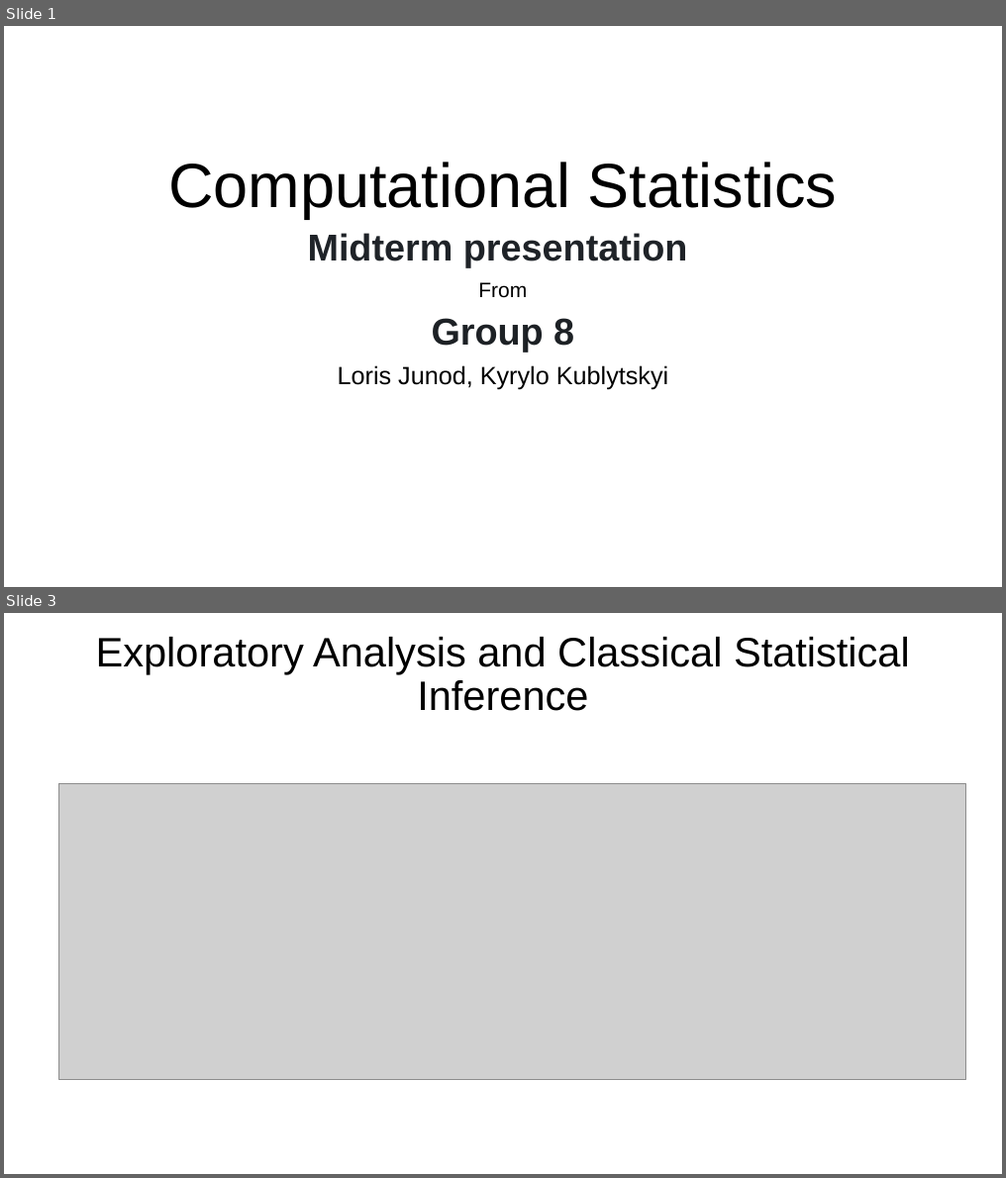
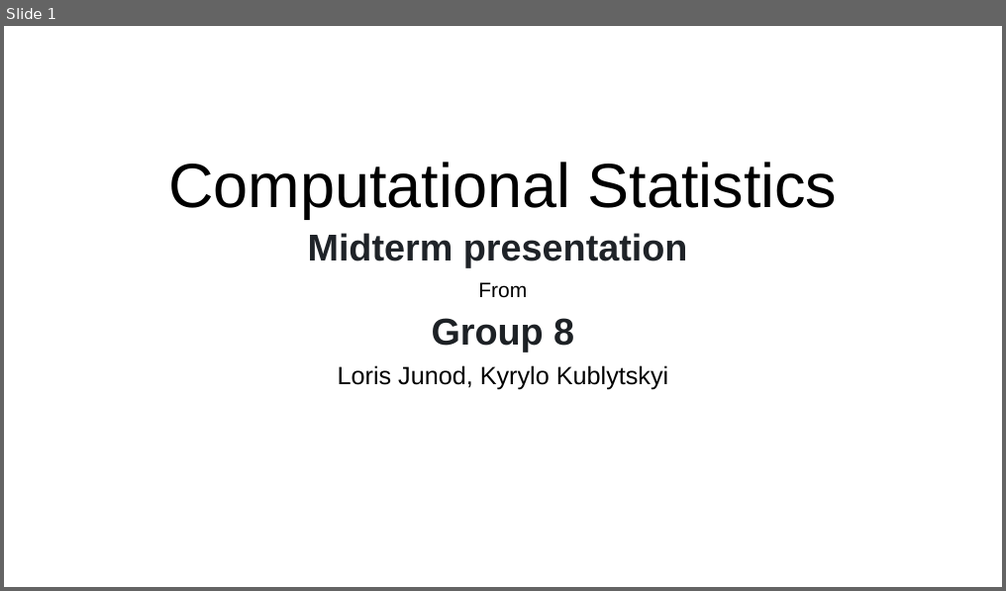
Before and after one commit to Kirill-101/CStat2026_project, a slide deck: CP_project_midterm_presentation.pptx. Shown one above the other, each under a label of ours: slides 1 and 3 before the commit, slide 1 after it; the slides between them are not shown. The pictures are 1006x1178 and 1006x591 pixels, drawn with LibreOffice and Linux fonts; fonts in the diff are those of the drawing; grey boxes stand for pictures. Boxes give left, top, right and bottom in pixels: in the first picture for what was removed or moved away, otherwise in the second. Text is boxed around its words. In the diff, an @@ line names an element or a change of style, - is before the commit and + after.

```diff
--- a/CP_project_midterm_presentation.pptx
+++ b/CP_project_midterm_presentation.pptx
@@ slide 3 removed at (x1=4, y1=613, x2=1002, y2=1174), background #FFFFFF @@
@@ title removed at (x1=96, y1=637, x2=910, y2=711) @@
-Exploratory Analysis and Classical Statistical Inference
@@ picture removed at (x1=58, y1=783, x2=966, y2=1080) @@
```
Also in this commit, not shown: 2 slides changed, 3 other slides removed, 2 other files.
